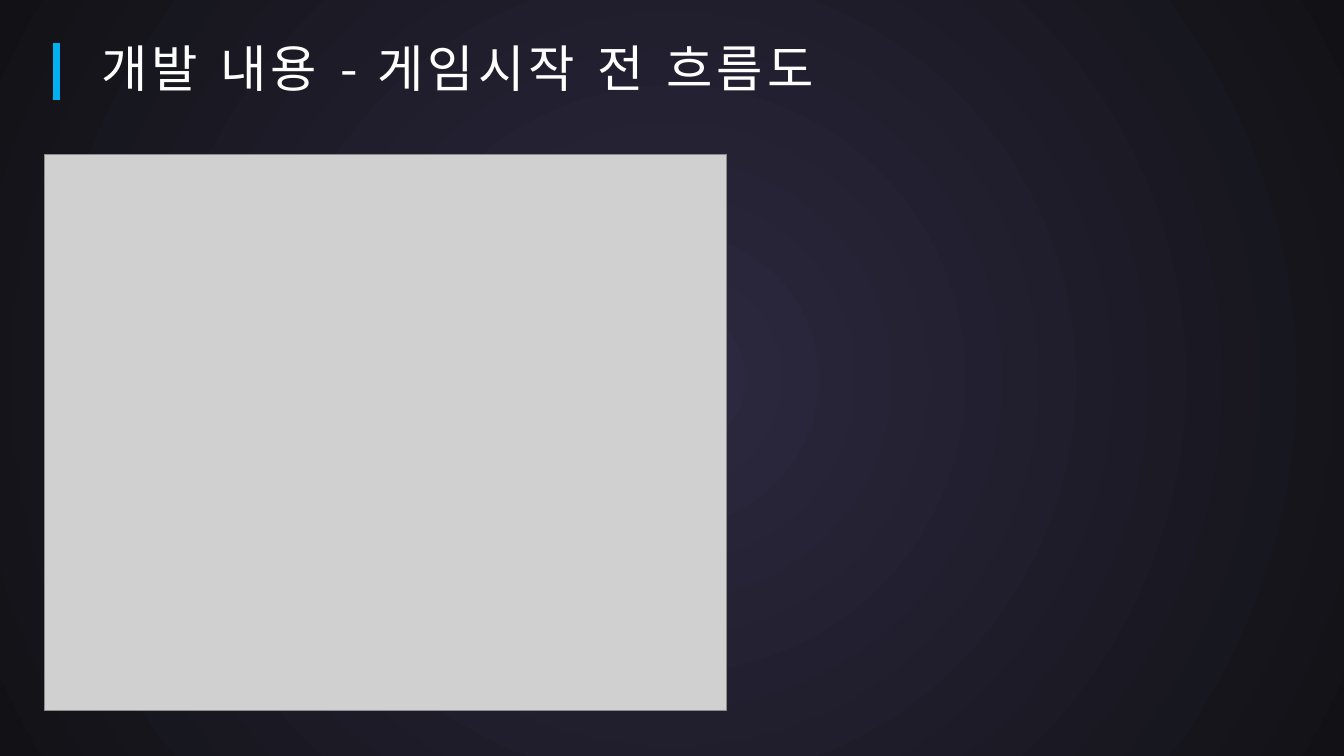
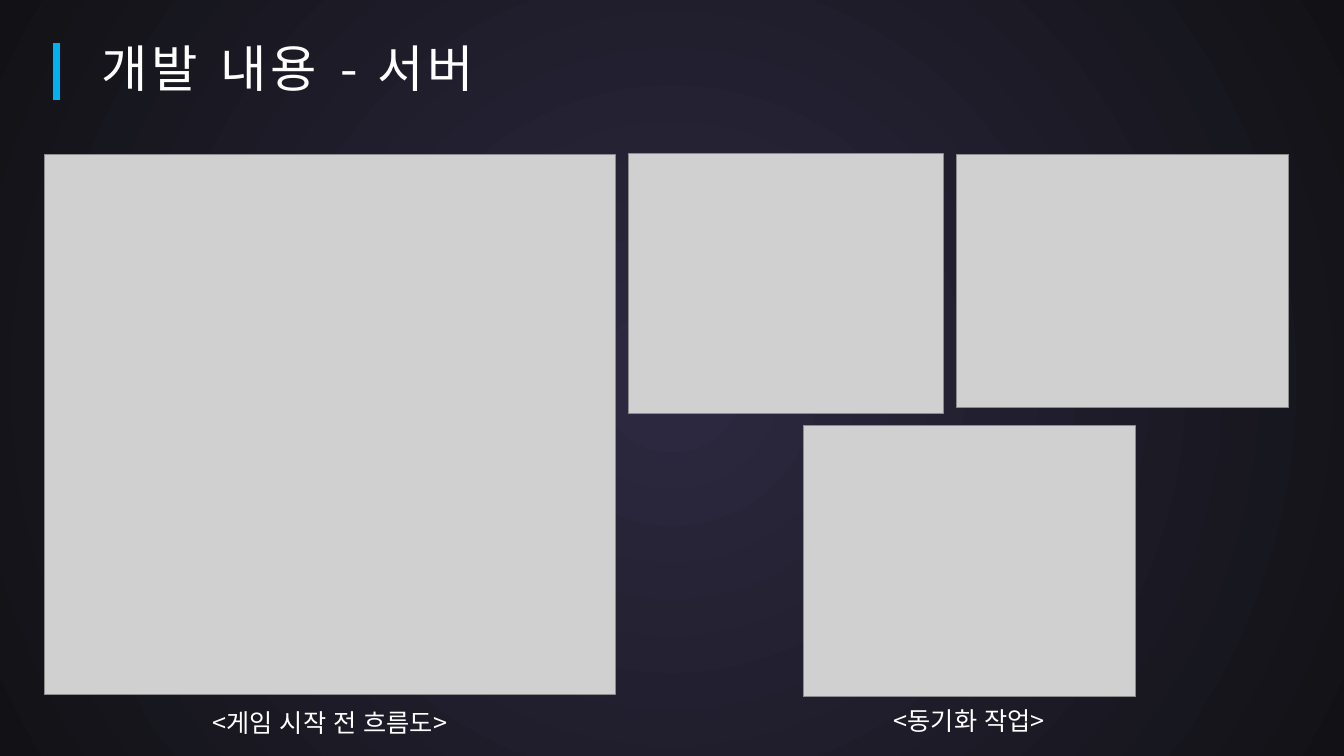
Before and after one commit to SuperTaeJun/GraduationWork, a slide deck: slide 13 of 작업일지 && 졸작자료/중간평가.pptx. Drawn at 1344x756 pixels with LibreOffice and Linux fonts; fonts in the diff are those of the drawing; grey boxes stand for pictures. Boxes give left, top, right and bottom in pixels: in the first picture for what was removed or moved away, otherwise in the second. Text is boxed around its words. In the diff, an @@ line names an element or a change of style, - is before the commit and + after.

Commit message:
작업일지

```diff
--- a/작업일지 && 졸작자료/중간평가.pptx
+++ b/작업일지 && 졸작자료/중간평가.pptx
@@ text at <box>101,45,474,91</box>: text changed @@
-개발 내용 - 게임시작 전 흐름도
+개발 내용 - 서버
@@ picture: place and size @@
-picture at <box>44,154,727,711</box>
+picture at <box>44,154,615,695</box>
@@ picture added at <box>628,154,944,413</box> @@
@@ picture added at <box>957,154,1289,407</box> @@
@@ picture added at <box>804,425,1135,698</box> @@
@@ text added at <box>213,711,448,734</box>, 18 pt, text #FFFFFF @@
+<게임 시작 전 흐름도>
@@ text added at <box>894,709,1044,732</box>, 18 pt, text #FFFFFF @@
+<동기화 작업>
```
Also in this commit, not shown: 2 other slides changed, 8 other files.
